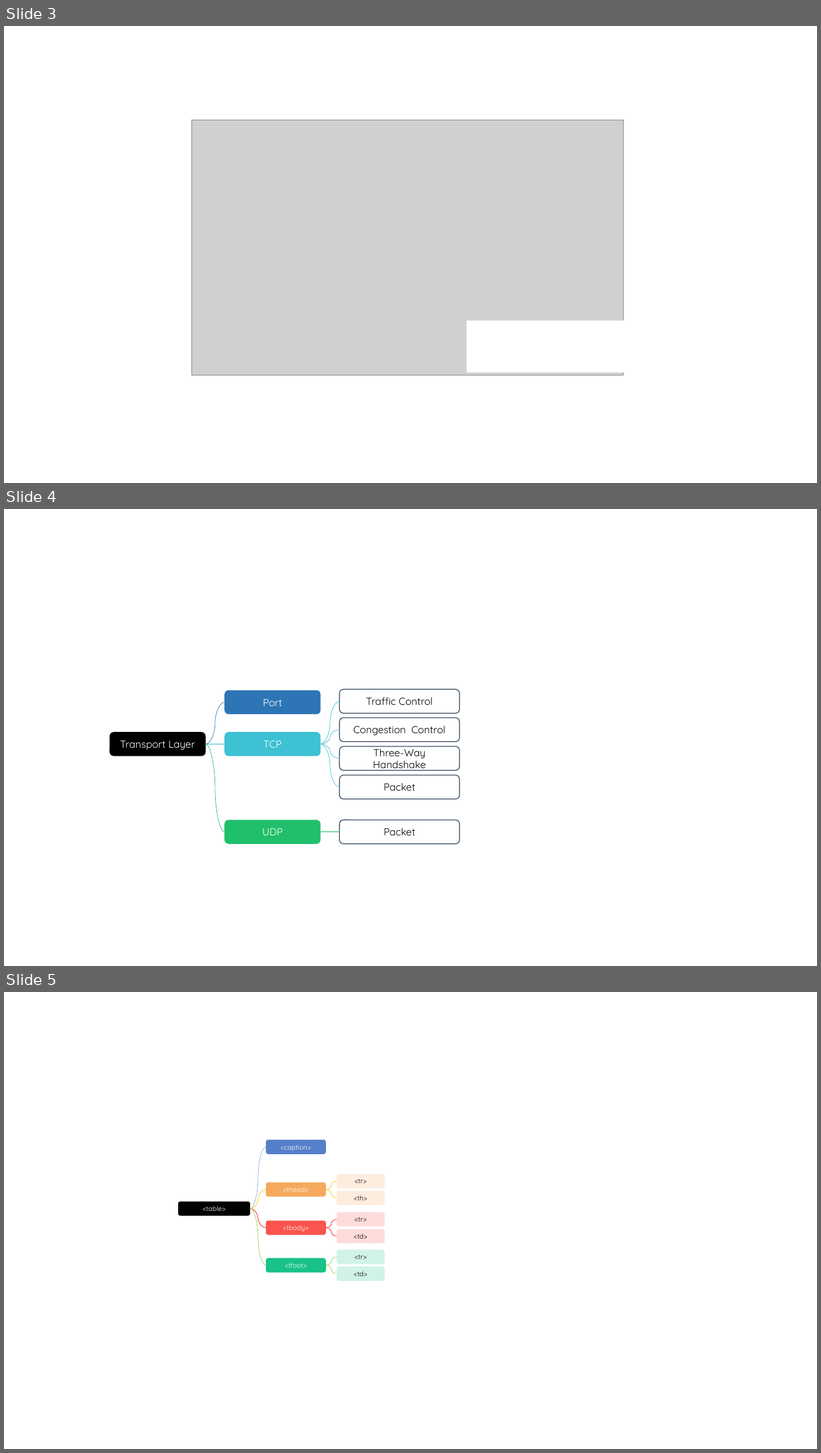
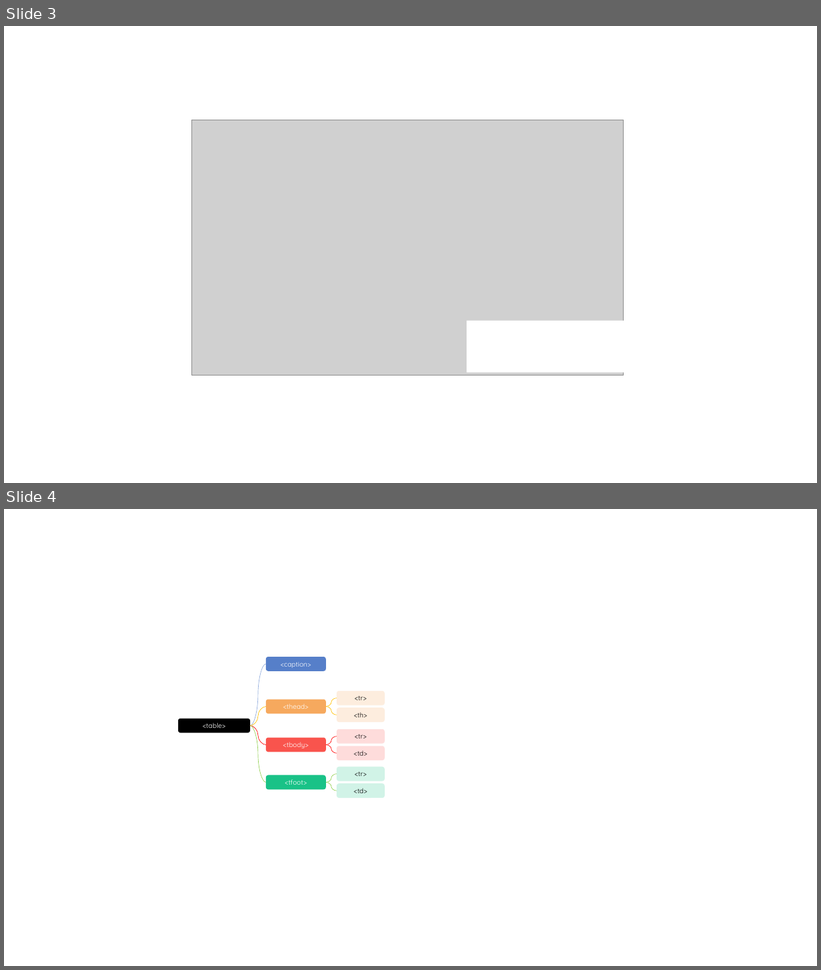
Before and after one commit to glplaman/glplaman.github.io, a slide deck: utils/file/charts.pptx. Shown one above the other, each under a label of ours: slides 3, 4 and 5 before the commit, slides 3 and 4 after it. The pictures are 821x1453 and 821x970 pixels, drawn with LibreOffice and Linux fonts; fonts in the diff are those of the drawing; grey boxes stand for pictures. Boxes give left, top, right and bottom in pixels: in the first picture for what was removed or moved away, otherwise in the second. Text is boxed around its words. In the diff, an @@ line names an element or a change of style, - is before the commit and + after.

```diff
--- a/utils/file/charts.pptx
+++ b/utils/file/charts.pptx
@@ slide 4 removed at <box>4,509,817,966</box>, background #FFFFFF @@
@@ curved line removed from (206, 745) to (225, 702) @@
@@ rounded rectangle removed at <box>225,690,321,714</box> @@
-Port
@@ curved line removed from (339, 702) to (321, 745) @@
@@ rounded rectangle removed at <box>339,690,459,714</box> @@
-Traffic Control
@@ rounded rectangle removed at <box>339,718,459,742</box> @@
-Congestion Control
@@ rounded rectangle removed at <box>110,732,205,756</box> @@
-Transport Layer
@@ curved line removed from (206, 745) to (225, 832) @@
@@ line removed from (225, 745) to (206, 745) @@
@@ rounded rectangle removed at <box>225,732,321,756</box> @@
-TCP
@@ curved line removed from (339, 730) to (321, 745) @@
@@ curved line removed from (321, 745) to (339, 787) @@
@@ curved line removed from (339, 758) to (321, 745) @@
@@ rounded rectangle removed at <box>339,747,459,770</box> @@
-Three-Way Handshake
@@ rounded rectangle removed at <box>339,776,459,799</box> @@
-Packet
@@ rounded rectangle removed at <box>225,820,321,844</box> @@
-UDP
@@ rounded rectangle removed at <box>339,820,459,844</box> @@
-Packet
@@ line removed from (321, 832) to (339, 832) @@
@@ what was slide 5 is now slide 4 @@
```
Also in this commit, not shown: 12 other files.
